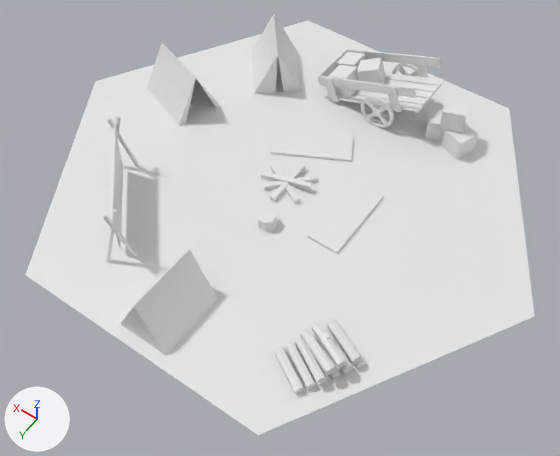
An edit to the Blender file graphical/src/main/resources/models/campsite.blend, drawn before and after from the same camera.
Before and after are seen from a 50 mm camera at (-11.02, 15.97, 22.14) aimed at (-0.84, 1.72, -0.25). Lighting does not change. The marker at lower left points along +X, +Y and +Z.

Before the edit, the objects in view are built like this:
```python
me_cube_003 = bpy.data.meshes.new('Cube.003')
me_cube_003.from_pydata(...)  # 709 vertices, 721 faces; spans x -43.0..43.0, y -4.0..4.0, z -108.0..142.0
me_cube_003.materials.append(None)
ob_cube_001 = bpy.data.objects.new('Cube.001', me_cube_003)
ob_cube_001.location = (0.0, 0.0, 0.0)
ob_cube_001.rotation_euler = (0.346, 0.0, 1.571)  # degrees (20, 0, 90)
ob_cube_001.scale = (0.2, 2.23, 0.0313)
```
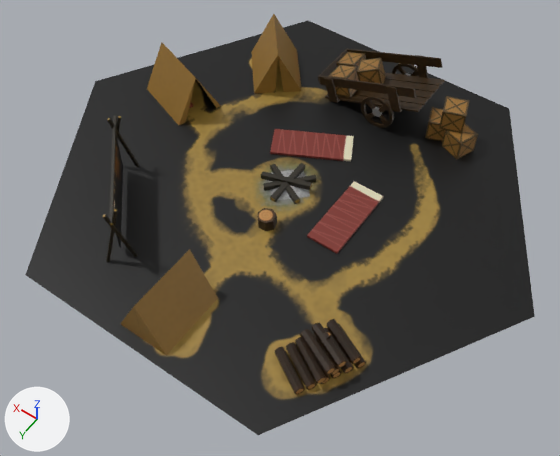
Where the change shows, as pixel boxes [x1, y1, x2, y2] in the pictures (560 x 456 px):
```json
{"object": "Cube.001", "change": "recoloured", "before": [25, 14, 535, 435], "after": [25, 14, 535, 435]}
```

Edits to the scene script, one JSON object a line:
```json
{"op": "add", "block": "img_campsite_png", "code": ["img_campsite_png = load_image('Campsite.png', '../textures/campsite.png', 1024, 1024, 'sRGB')"]}
{"op": "add", "block": "mat_campsite_png", "code": ["mat_campsite_png = principled_material('Campsite.png')", "mat_campsite_png.texture = img_campsite_png"]}
{"block": "me_cube_003", "where": "me_cube_003.from_pydata(...)  # 709 vertices, 721 faces; spans x -43.0..43.0, y -4.0..4.0, z -108.0..142.0"}
{"op": "add", "block": "me_cube_003", "code": "me_cube_003.materials.append(mat_campsite_png)  # picture img_campsite_png"}
```
